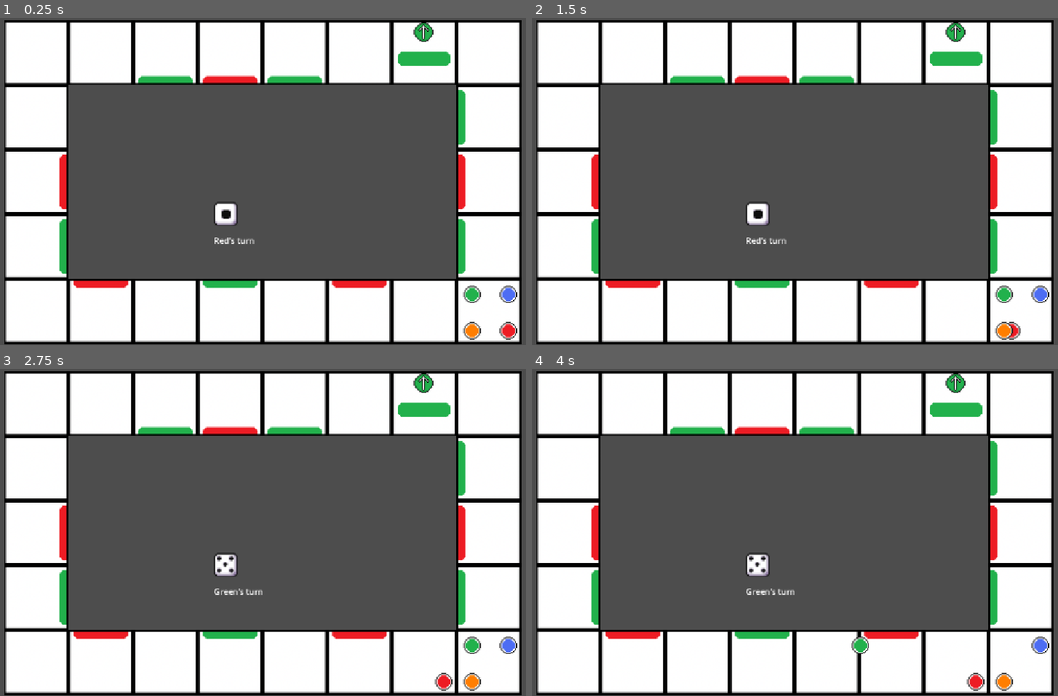
Above: before the commit, frames 1-4 (two rows, left to right).
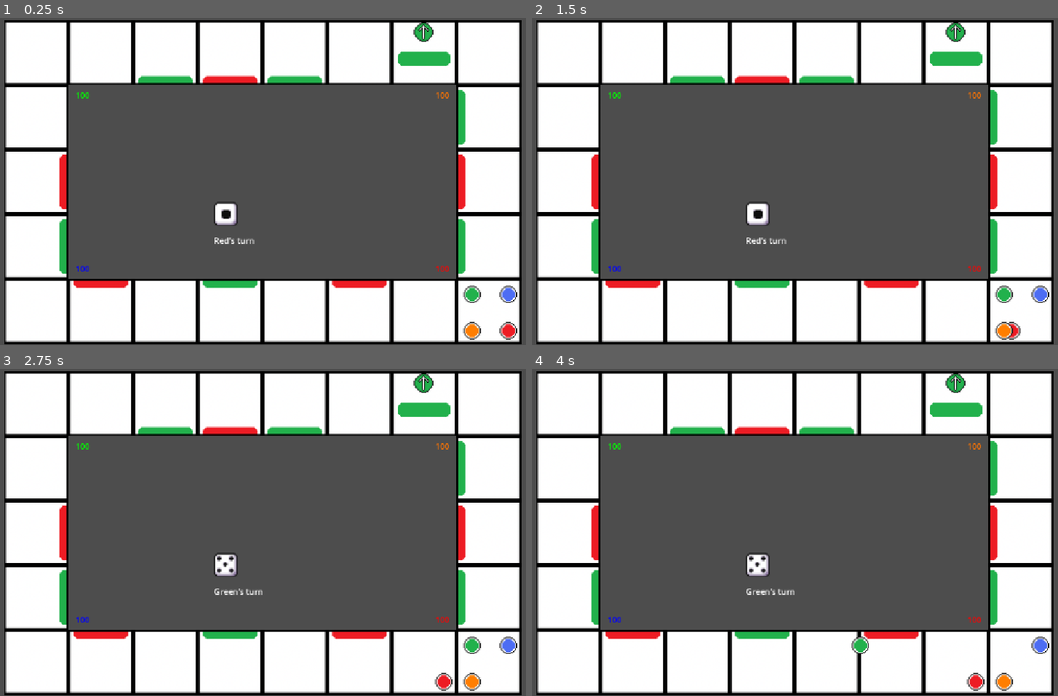
Above: after the commit, the same moments.

Repository: alonn201/Freshbiz
Game: Godot game, scene res://scenes/freshbiz.tscn
The game is run twice, just before and just after one commit, with the same random seed, the same clock (stepped at 60 frames per second) and the same inputs.
Inputs (mouse positions are in pixels of both pictures, inside the frame that each line leads up to):
- Up to frame 1 (0.25 s): no input
- Up to frame 2 (1.5 s): click (758, 214) at 0.5 s
- Up to frame 3 (2.75 s): click (226, 565) at 2 s
- Up to frame 4 (4 s): no input

The runs differ from the first frame. In frame 1, 0.1% of the frame differs, in the area x 14-86%, y 22-78%; in frame 2, 0.1%; in frame 3, 0.1%; in frame 4, 0.1%.

Commit message:
added a bit of gameplay mechanic

Diff:
--- a/scenes/freshbiz.tscn
+++ b/scenes/freshbiz.tscn
@@ -431,5 +431,47 @@
 visible = false
 position = Vector2(521, 319)
 
+[node name="Score" type="Node" parent="."]
+
+[node name="RedMoney" type="Label" parent="Score"]
+offset_left = 848.0
+offset_top = 480.0
+offset_right = 888.0
+offset_bottom = 503.0
+theme_override_colors/font_color = Color(1, 0, 0, 1)
+text = "100"
+horizontal_alignment = 1
+vertical_alignment = 1
+
+[node name="BlueMoney" type="Label" parent="Score"]
+offset_left = 136.0
+offset_top = 480.0
+offset_right = 176.0
+offset_bottom = 503.0
+theme_override_colors/font_color = Color(0, 0, 1, 1)
+text = "100"
+horizontal_alignment = 1
+vertical_alignment = 1
+
+[node name="GreenMoney" type="Label" parent="Score"]
+offset_left = 136.0
+offset_top = 136.0
+offset_right = 176.0
+offset_bottom = 159.0
+theme_override_colors/font_color = Color(0, 1, 0, 1)
+text = "100"
+horizontal_alignment = 1
+vertical_alignment = 1
+
+[node name="OrangeMoney" type="Label" parent="Score"]
+offset_left = 848.0
+offset_top = 136.0
+offset_right = 888.0
+offset_bottom = 159.0
+theme_override_colors/font_color = Color(1, 0.45490196, 0, 1)
+text = "100"
+horizontal_alignment = 1
+vertical_alignment = 1
+
+[connection signal="pressed" from="RollButton" to="." method="_on_roll_button_pressed"]
 [connection signal="pressed" from="RollButton" to="." method="_on_texture_button_pressed"]
-[connection signal="pressed" from="RollButton" to="." method="_on_roll_button_pressed"]
--- a/scripts/freshbiz.gd
+++ b/scripts/freshbiz.gd
@@ -13,6 +13,10 @@
 @onready var dice: Node2D = $Dice
 @onready var roll_button: TextureButton = $RollButton
 @onready var turn_label: Label = $TurnLabel
+@onready var red_money: Label = $Score/RedMoney
+@onready var blue_money: Label = $Score/BlueMoney
+@onready var green_money: Label = $Score/GreenMoney
+@onready var orange_money: Label = $Score/OrangeMoney
 
 var rng := RandomNumberGenerator.new()
 var board_one_size : int
@@ -63,10 +67,46 @@
 	roll_button.disabled = false
 
 func _penalty_spot() -> void:
-	print(":(")
+	print(":( You lost:(")
+	var temp_int : int
+	if current_player() == player_red:
+		temp_int = int(red_money.text)
+		temp_int -= 10
+		red_money.text = str(temp_int)
+	elif current_player() == player_blue:
+		temp_int = int(blue_money.text)
+		temp_int -= 10
+		blue_money.text = str(temp_int)
+	elif current_player() == player_green:
+		temp_int = int(green_money.text)
+		temp_int -= 10
+		green_money.text = str(temp_int)
+	else:
+		temp_int = int(orange_money.text)
+		temp_int -= 10
+		orange_money.text = str(temp_int)
 
 func _bonus_spot() -> void:
-	print(":)")
+	print(":) you won :)")
+	var temp_int : int
+	if current_player() == player_red:
+		temp_int = int(red_money.text)
+		temp_int += 20
+		red_money.text = str(temp_int)
+	elif current_player() == player_blue:
+		temp_int = int(blue_money.text)
+		temp_int += 20
+		blue_money.text = str(temp_int)
+	elif current_player() == player_green:
+		temp_int = int(green_money.text)
+		temp_int += 20
+		green_money.text = str(temp_int)
+	else:
+		temp_int = int(orange_money.text)
+		temp_int += 20
+		orange_money.text = str(temp_int)
 
 func _transition_spot() -> void:
-	print(":^)")
+	print(":^) bye bye")
+	current_player().hide()
+	Globals.skip_turn[Globals.current_turn] = true
--- a/scripts/globals.gd
+++ b/scripts/globals.gd
@@ -1,14 +1,15 @@
 extends Node
 
-var red_position    : int = 0
-var green_position  : int = 0
+var red_position : int = 0
+var green_position : int = 0
 var orange_position : int = 0
-var blue_position   : int = 0
+var blue_position : int = 0
 
 var game_space_red : Array[Spot]
 var game_space_blue : Array[Spot]
 var game_space_orange : Array[Spot]
 var game_space_green : Array[Spot]
+var skip_turn : Array[bool] = [false, false, false, false]
 
 enum PLAYER {player_red, player_green, player_orange, player_blue}
 var turn_order : Array[PLAYER] = [PLAYER.player_red, PLAYER.player_green, PLAYER.player_orange, PLAYER.player_blue]
@@ -22,7 +23,16 @@
 var current_turn : int = 0
 
 func next_turn() -> void:
-	current_turn = wrapi(current_turn + 1, 0, 4)
+	var start := current_turn
+	while true:
+		current_turn = wrapi(current_turn + 1, 0, 4)
+		if not skip_turn[current_turn]:
+			#skip_turn[current_turn] = false
+			break
+		if current_turn == start:
+			push_warning("All players flagged to skip – breaking")
+			break
+
 
 func current_player_position() -> int:
 	match player_location[current_turn]:
